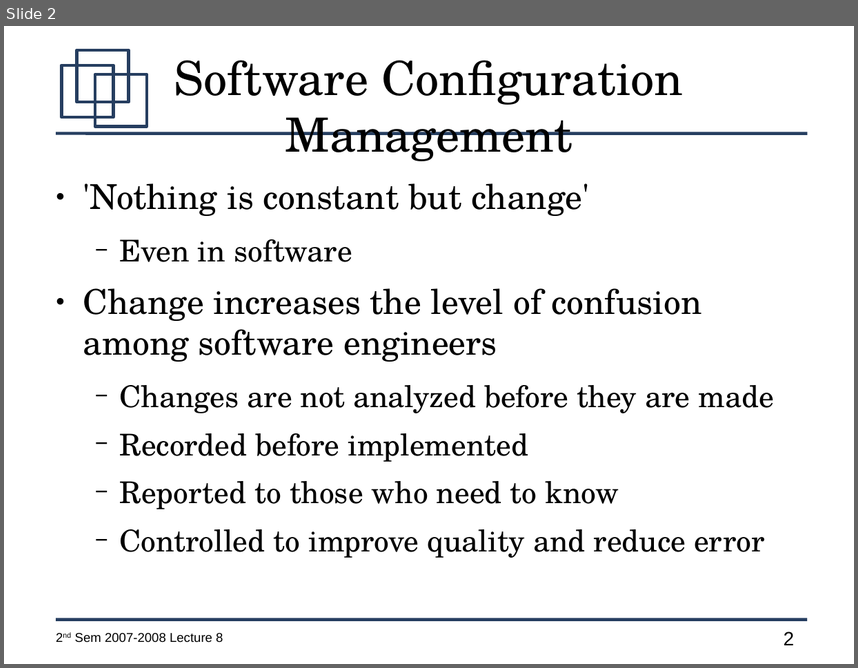
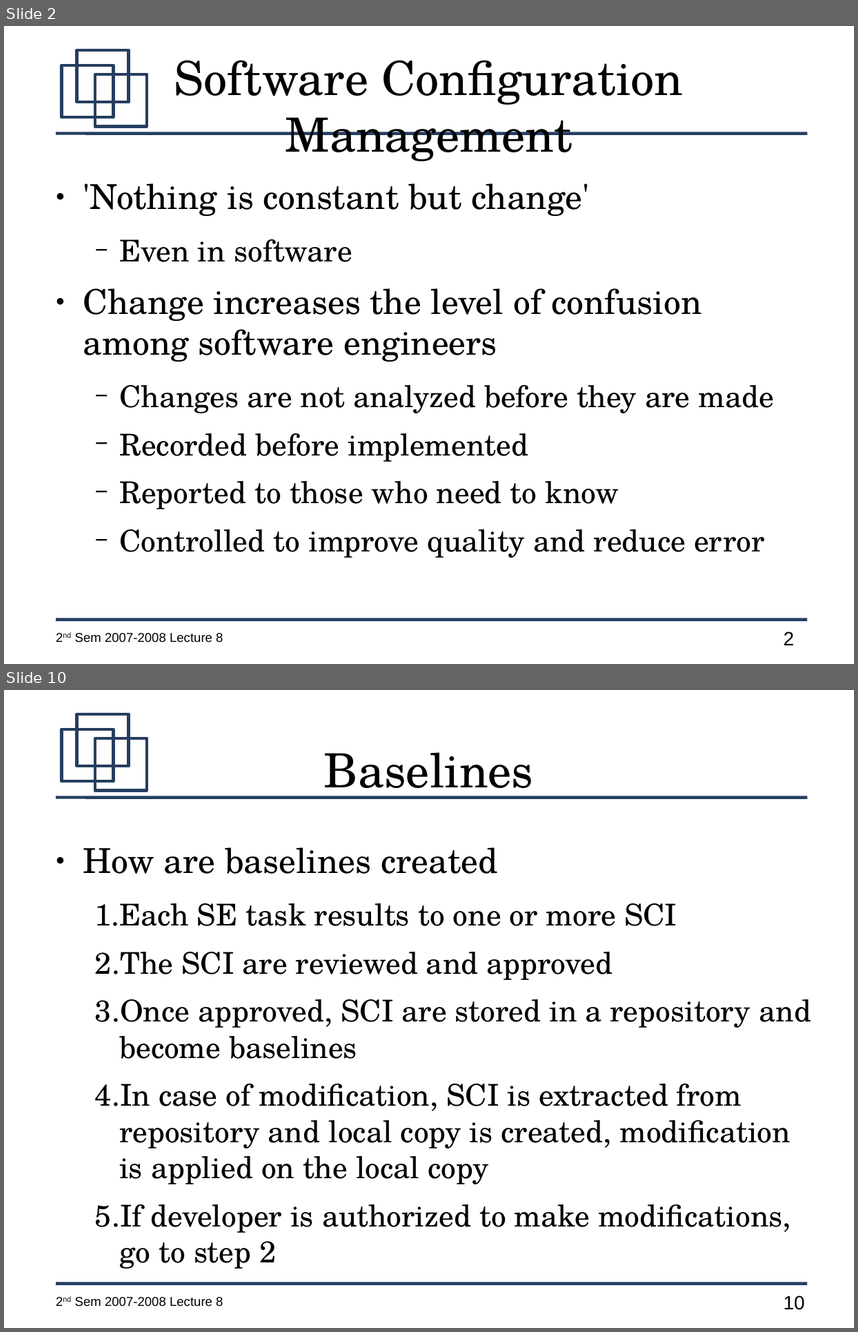
Before and after one commit to jachermocilla/jach-homepage, a slide deck: CMSC128-2nd-Sem-2007-L8.odp. Shown one above the other, each under a label of ours: slide 2 before the commit, slides 2 and 10 after it; the slides between them are not shown. The pictures are 858x668 and 858x1332 pixels, drawn with LibreOffice and Linux fonts; fonts in the diff are those of the drawing. Boxes give left, top, right and bottom in pixels: in the first picture for what was removed or moved away, otherwise in the second. Text is boxed around its words. In the diff, an @@ line names an element or a change of style, - is before the commit and + after.

```diff
--- a/CMSC128-2nd-Sem-2007-L8.odp
+++ b/CMSC128-2nd-Sem-2007-L8.odp
@@ slide 10 added at box(4, 690, 854, 1328), background #FFFFFF; not listed: 7 template elements that a slide beside it also shows @@
@@ title added at box(324, 752, 534, 799), 44 pt, text #000000 @@
+Baselines
@@ text added at box(83, 847, 811, 1268), 28 pt, text #000000 @@
+● How are baselines created
+  1. Each SE task results to one or more SCI
+  2. The SCI are reviewed and approved
+  3. Once approved, SCI are stored in a repository and become baselines
+  4. In case of modification, SCI is extracted from repository and local copy is created, modification is applied on the local copy
+  5. If developer is authorized to make modifications, go to step 2
```
Also in this commit, not shown: 2 slides changed, 19 other slides added, 1 slide removed.
